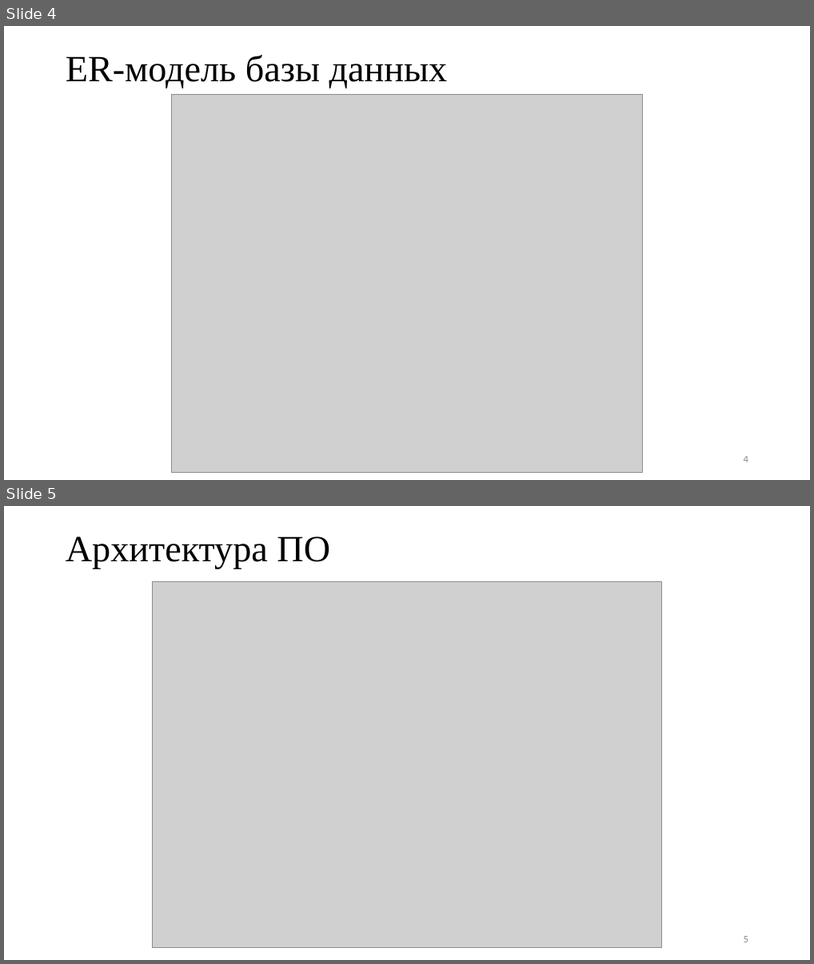
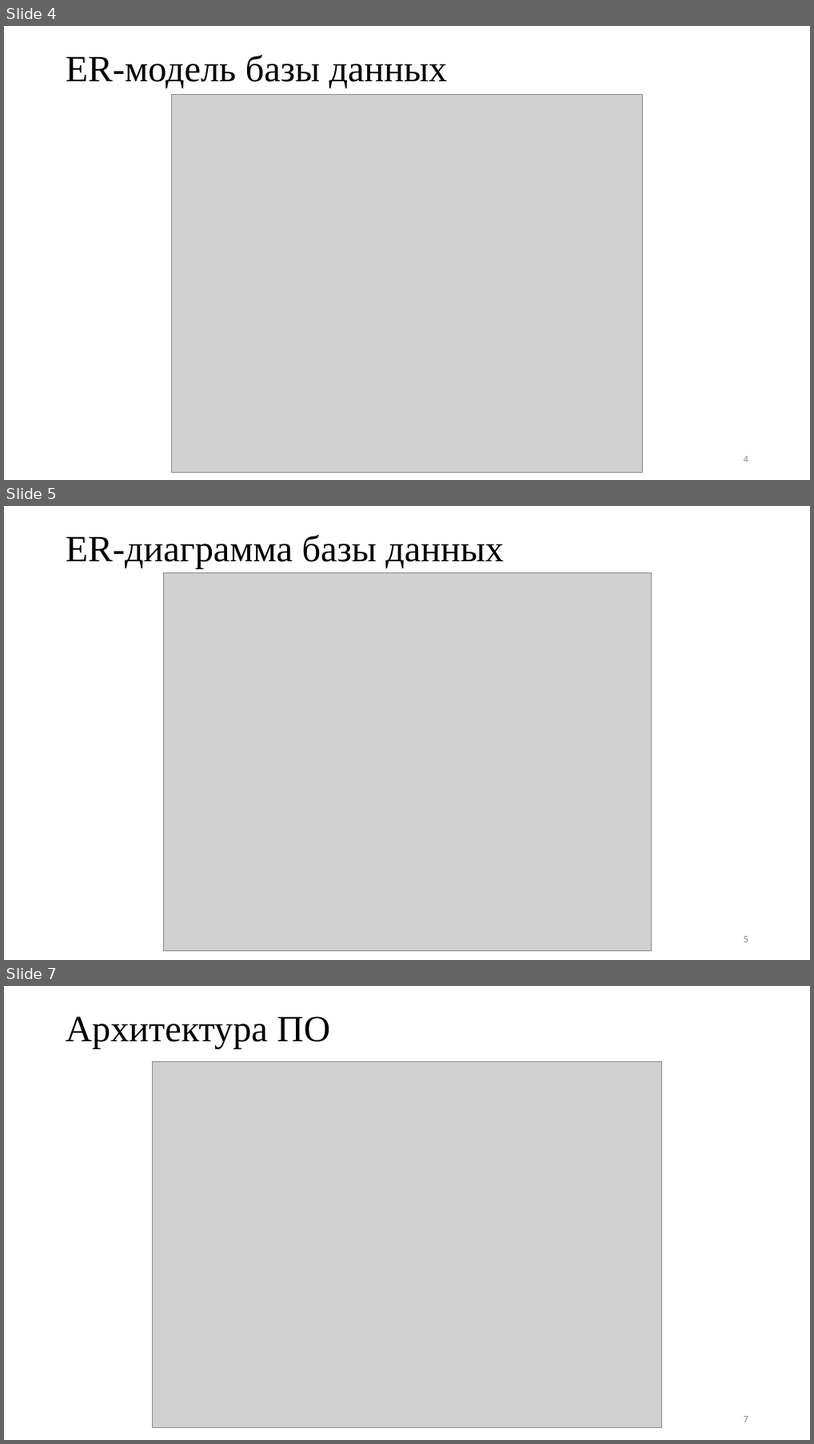
Before and after one commit to Inspirate789/Thermy-backend, a slide deck: docs/presentation/databases/presentation.pptx. Shown one above the other, each under a label of ours: slides 4 and 5 before the commit, slides 4, 5 and 7 after it; the slides between them are not shown. The pictures are 814x964 and 814x1444 pixels, drawn with LibreOffice and Linux fonts; fonts in the diff are those of the drawing; grey boxes stand for pictures. Boxes give left, top, right and bottom in pixels: in the first picture for what was removed or moved away, otherwise in the second. Text is boxed around its words. In the diff, an @@ line names an element or a change of style, - is before the commit and + after.

```diff
--- a/docs/presentation/databases/presentation.pptx
+++ b/docs/presentation/databases/presentation.pptx
@@ slide 5 added at (4,506,810,960), background #FFFFFF @@
@@ title added at (66,535,504,569), 44 pt, text #000000 @@
+ER-диаграмма базы данных
@@ picture added at (163,573,651,952) @@
@@ page number added at (744,936,749,942), 12 pt, text #888888 @@
+5
@@ what was slide 5 is now slide 7 @@
@@ page number at (744,1416,749,1422): text changed @@
-5
+7
```
Also in this commit, not shown: 1 slide changed, 4 other slides added, 4 other files.
